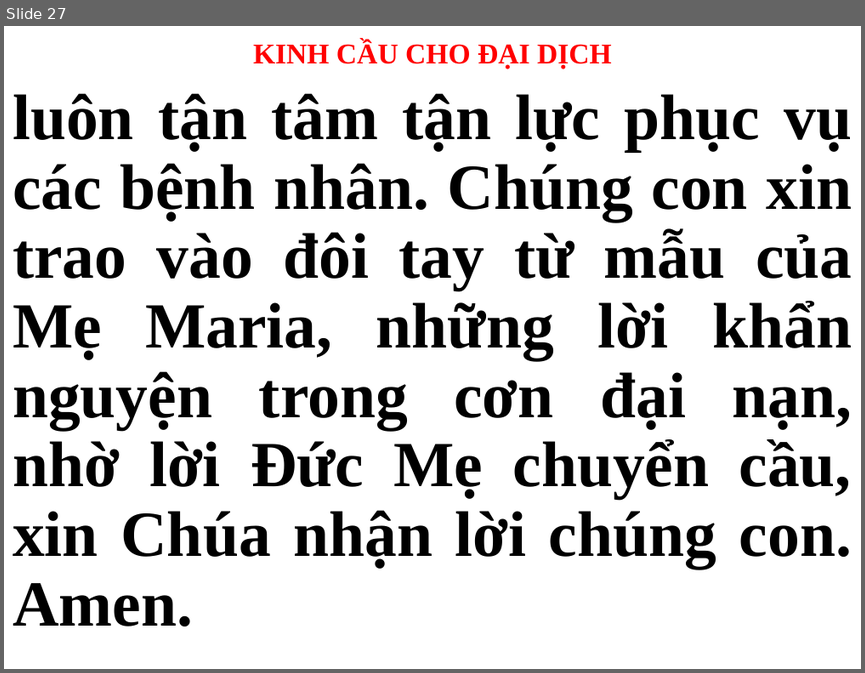
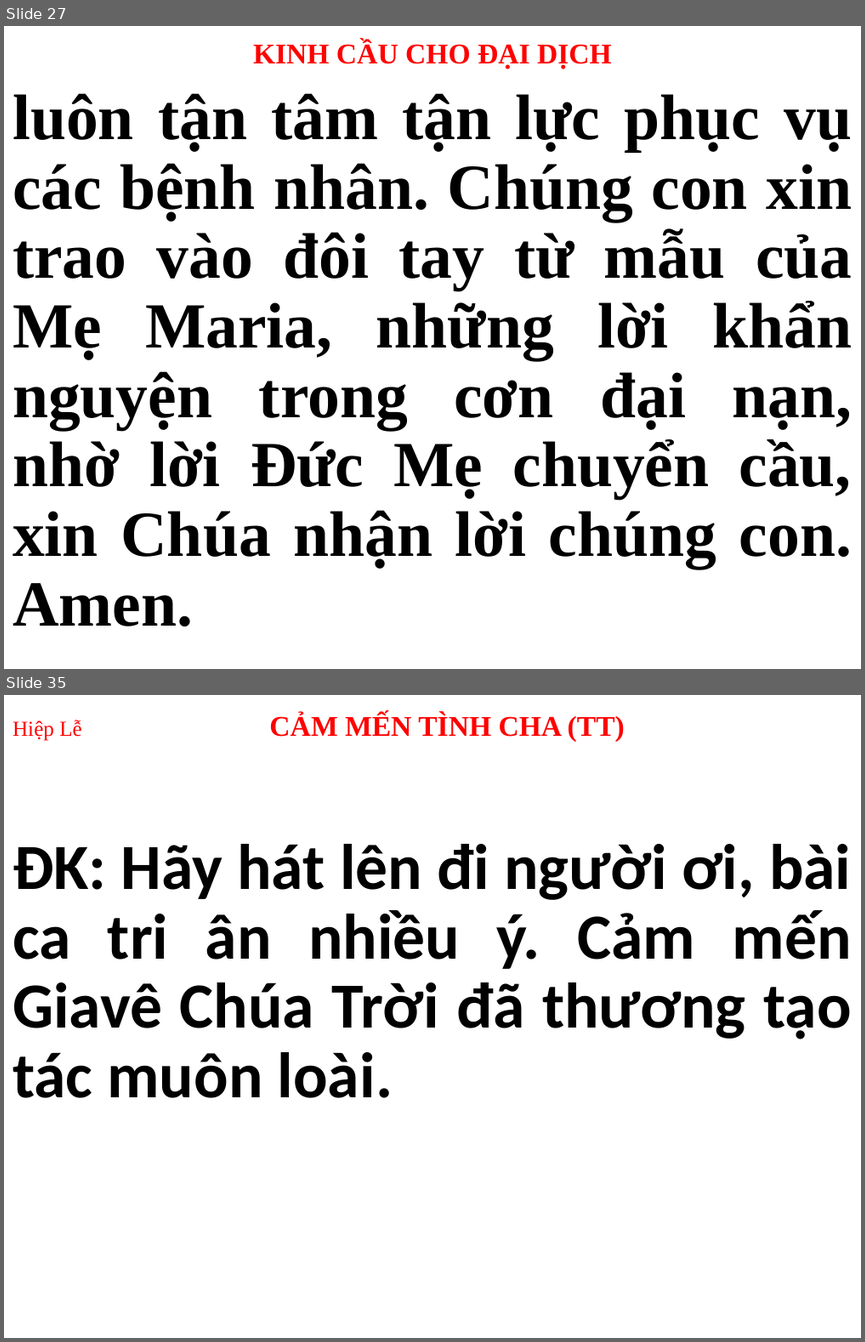
Before and after one commit to webfullstack99/usb-songs, a slide deck: CN.pptx. Shown one above the other, each under a label of ours: slide 27 before the commit, slides 27 and 35 after it; the slides between them are not shown. The pictures are 865x673 and 865x1342 pixels, drawn with LibreOffice and Linux fonts; fonts in the diff are those of the drawing. Boxes give left, top, right and bottom in pixels: in the first picture for what was removed or moved away, otherwise in the second. Text is boxed around its words. In the diff, an @@ line names an element or a change of style, - is before the commit and + after.

```diff
--- a/CN.pptx
+++ b/CN.pptx
@@ slide 35 added at bbox=[4, 695, 861, 1338], background #FFFFFF @@
@@ title added at bbox=[12, 713, 624, 741], 24 pt, text #FF0000, bold @@
+Hiệp Lễ CẢM MẾN TÌNH CHA (TT)
@@ subtitle added at bbox=[12, 844, 851, 1098], 54 pt, text #000000, bold @@
+ÐK: Hãy hát lên đi người ơi, bài ca tri ân nhiều ý. Cảm mến Giavê Chúa Trời đã thương tạo tác muôn loài.
```
Also in this commit, not shown: 2 slides changed, 43 other slides added, 31 slides removed.
